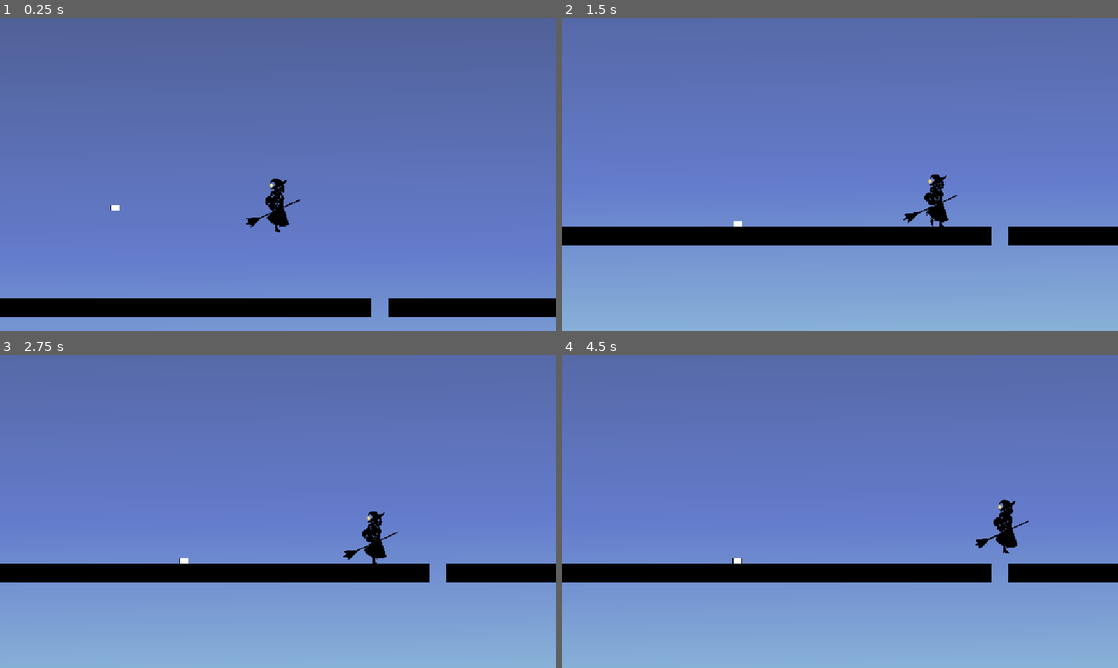
Above: before the commit, frames 1-4 (two rows, left to right).
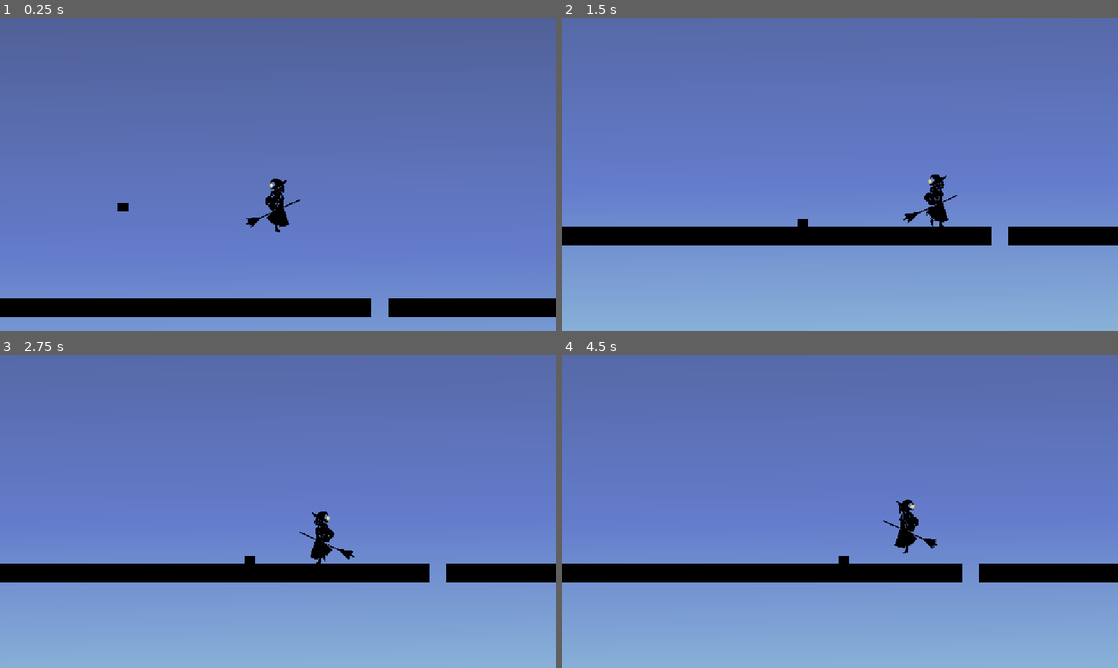
Above: after the commit, the same moments.

Repository: alwaysrice/generosity-game
Game: Godot game, scene res://scripts/screens/game.tscn
The game is run twice, just before and just after one commit, with the same random seed, the same clock (stepped at 60 frames per second) and the same inputs.
Inputs:
- Up to frame 1 (0.25 s): no input
- Up to frame 2 (1.5 s): hold Right (move_right) from 0.53 s (still down); tap Up (jump) at 0.6, 0.77, 1.07 s; tap Z (switch_character) at 1.35 s
- Up to frame 3 (2.75 s): tap Up (jump) at 1.52, 1.55, 1.82, 2.1 s; release Right (move_right) at 2.03 s; hold Left (move_left) from 2.03 s (still down)
- Up to frame 4 (4.5 s): release Left (move_left) at 2.78 s; hold Right (move_right) 2.78-4.28 s; tap Z (switch_character) at 2.85, 4.35 s; tap Up (jump) at 3.02, 3.05, 3.32, 3.6, 3.77, 4.07 s; hold Left (move_left) from 4.28 s (still down)

The runs differ from the first frame. In frame 1, less than 0.1% of the frame differs, in the area x 19-24%, y 59-62%; in frame 2, less than 0.1%; in frame 3, 1.0%; in frame 4, 1.4%, in the area x 30-84%, y 46-73%.

Commit message:
Added basic follow ai when other character is inactive

Diff:
--- a/scripts/actors/actor.gd
+++ b/scripts/actors/actor.gd
@@ -4,7 +4,9 @@
 @export var accel_speed = 100 * 6.0
 @export var jump_speed = -725.0
 @export var fall_speed_max = 700
-@export var is_player := false
+@export var follow_distance = 100
+var is_player := false
+@export var following: Actor
 
 var gravity: int = ProjectSettings.get("physics/2d/default_gravity")
 @onready var platform_detector := $PlatformDetector as RayCast2D
@@ -12,6 +14,16 @@
 var can_double_jump := false
 var should_jump := false
 
+var action_history = []
+
+func afk_behaviour(delta: float):
+	var dist = following.global_position - global_position
+	if dist.x > follow_distance || dist.x < -follow_distance:
+		velocity.x = move_toward(velocity.x, sign(dist.x) * walk_speed, accel_speed * delta)
+		if $CliffDetector.is_colliding():
+			try_jump()
+	else:
+		velocity.x = move_toward(velocity.x, 0, accel_speed * delta)
 
 
 func _physics_process(delta: float) -> void:
@@ -22,8 +34,11 @@
 		try_jump()
 	velocity.y = minf(fall_speed_max, velocity.y + gravity * delta)
 
-	var direction: float = Input.get_axis("move_left", "move_right") * walk_speed * int(is_player)
-	velocity.x = move_toward(velocity.x, direction, accel_speed * delta)
+	if is_player:
+		var direction: float = Input.get_axis("move_left", "move_right") * walk_speed * int(is_player)
+		velocity.x = move_toward(velocity.x, direction, accel_speed * delta)
+	else:
+		afk_behaviour(delta)
 
 	if not is_zero_approx(velocity.x):
 		if velocity.x > 0.0:
--- a/scripts/actors/actor.tscn
+++ b/scripts/actors/actor.tscn
@@ -14,6 +14,13 @@
 
 [node name="Graphics" type="Node2D" parent="."]
 
+[node name="CliffDetector" type="RayCast2D" parent="."]
+scale = Vector2(1, 1)
+target_position = Vector2(2.5, 1.25)
+collision_mask = 2
+collide_with_areas = true
+collide_with_bodies = false
+
 [node name="PlatformDetector" type="RayCast2D" parent="."]
 target_position = Vector2(0, 6)
 collision_mask = 8
--- a/scripts/actors/cat.tscn
+++ b/scripts/actors/cat.tscn
@@ -4,27 +4,26 @@
 [ext_resource type="Script" uid="uid://ddp2oix5xwt5a" path="res://scripts/actors/cat.gd" id="2_gsgih"]
 
 [sub_resource type="RectangleShape2D" id="RectangleShape2D_gsgih"]
-size = Vector2(23.75, 15)
+size = Vector2(28.75, 18.75)
 
 [node name="Cat" instance=ExtResource("1_yiwue")]
 script = ExtResource("2_gsgih")
 
 [node name="ColorRect" type="ColorRect" parent="Graphics" index="0"]
-offset_left = -12.5
-offset_top = -7.5
-offset_right = 11.5
-offset_bottom = 7.5
+offset_left = -15.0
+offset_top = -10.0
+offset_right = 14.0
+offset_bottom = 9.0
 color = Color(0, 0, 0, 1)
 
-[node name="ColorRect2" type="ColorRect" parent="Graphics" index="1"]
-offset_left = -11.25
-offset_top = -6.25
-offset_right = 10.75
-offset_bottom = 5.75
+[node name="CliffDetector" parent="." index="1"]
+position = Vector2(12.5, 8.75)
+target_position = Vector2(10, 5)
 
-[node name="PlatformDetector" parent="." index="1"]
+[node name="PlatformDetector" parent="." index="2"]
 position = Vector2(9.53674e-07, 5)
 
-[node name="CollisionShape2D" parent="." index="2"]
-position = Vector2(-0.624999, 1.49012e-07)
+[node name="CollisionShape2D" parent="." index="3"]
+position = Vector2(-0.625001, -0.625001)
+scale = Vector2(1, 1)
 shape = SubResource("RectangleShape2D_gsgih")
--- a/scripts/actors/witch.tscn
+++ b/scripts/actors/witch.tscn
@@ -102,15 +102,20 @@
 offset = Vector2(-140, 0)
 flip_h = true
 
-[node name="PlatformDetector" parent="." index="1"]
-position = Vector2(-11.7, 36.25)
+[node name="CliffDetector" parent="." index="1"]
+position = Vector2(0, 62.5)
+target_position = Vector2(16.25, 11.25)
 
-[node name="CollisionShape2D" parent="." index="2"]
+[node name="PlatformDetector" parent="." index="2"]
+position = Vector2(-9.53674e-07, 63.75)
+target_position = Vector2(9.53674e-07, 13.75)
+
+[node name="CollisionShape2D" parent="." index="3"]
 position = Vector2(0.800004, 1.25)
 scale = Vector2(0.999999, 0.999999)
 shape = SubResource("CapsuleShape2D_885mi")
 
-[node name="AnimationPlayer" parent="." index="4"]
+[node name="AnimationPlayer" parent="." index="5"]
 libraries = {
 &"": SubResource("AnimationLibrary_ks07l")
 }
--- a/scripts/levels/level.tscn
+++ b/scripts/levels/level.tscn
@@ -21,6 +21,9 @@
 
 [sub_resource type="RectangleShape2D" id="RectangleShape2D_w0h25"]
 size = Vector2(1032, 38)
+
+[sub_resource type="RectangleShape2D" id="RectangleShape2D_l4v0u"]
+size = Vector2(35, 38)
 
 [node name="Level" type="Node2D"]
 process_mode = 1
@@ -71,3 +74,12 @@
 stream = ExtResource("2_w0h25")
 volume_db = 12.0
 autoplay = true
+
+[node name="Area2D" type="Area2D" parent="."]
+position = Vector2(724, 710)
+collision_layer = 2
+collision_mask = 2
+
+[node name="CollisionShape2D" type="CollisionShape2D" parent="Area2D"]
+position = Vector2(17.5, 19)
+shape = SubResource("RectangleShape2D_l4v0u")
--- a/scripts/screens/game.tscn
+++ b/scripts/screens/game.tscn
@@ -22,11 +22,13 @@
 [node name="Level" parent="." node_paths=PackedStringArray("camera") instance=ExtResource("2_7jktm")]
 camera = NodePath("../Camera")
 
-[node name="Witch" parent="Level" instance=ExtResource("3_i7ys0")]
+[node name="Witch" parent="Level" node_paths=PackedStringArray("following") instance=ExtResource("3_i7ys0")]
 position = Vector2(531, 454)
+following = NodePath("../Cat")
 
-[node name="Cat" parent="Level" instance=ExtResource("4_tsiel")]
+[node name="Cat" parent="Level" node_paths=PackedStringArray("following") instance=ExtResource("4_tsiel")]
 position = Vector2(193, 459)
+following = NodePath("../Witch")
 
 [node name="InterfaceLayer" type="CanvasLayer" parent="."]
 layer = 100
Not shown: 1 places in scripts/levels/level.tscn that only renumber resources
